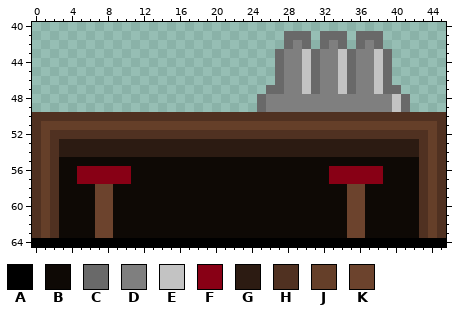
Two versions of one sprite sheet, Sprites/Checkpoint/CheckpointCounter.png. The first picture shows the starting point.
The file is 46x65 pixels. Shown: x 0..45, y 40..64.
Palette (. is transparent): A #000000  B #0e0905  C #696969  D #7f7f7f  E #c3c3c3  F #880015  G #2c1b12  H #503121  J #653f29  K #6c432d
The result:
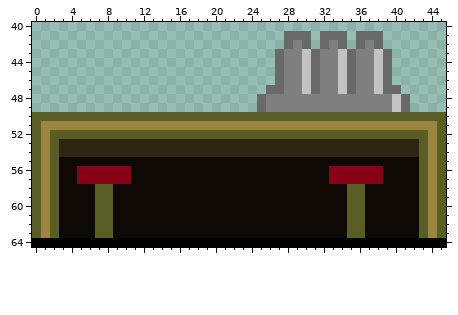
Changes in this commit:
@@ palette @@
-G #2c1b12
+G #2c2612
-H #503121
+H #595e26
-J #653f29
+J #9c863f
@@ x 0..45 @@
 57 HJHBBFFFFFFBBBBBBBBBBBBBBBBBBBBBBFFFFFFBBBBHJH
-58 HJHBBBBKKBBBBBBBBBBBBBBBBBBBBBBBBBBKKBBBBBBHJH
-59 HJHBBBBKKBBBBBBBBBBBBBBBBBBBBBBBBBBKKBBBBBBHJH
-60 HJHBBBBKKBBBBBBBBBBBBBBBBBBBBBBBBBBKKBBBBBBHJH
-61 HJHBBBBKKBBBBBBBBBBBBBBBBBBBBBBBBBBKKBBBBBBHJH
-62 HJHBBBBKKBBBBBBBBBBBBBBBBBBBBBBBBBBKKBBBBBBHJH
-63 HJHBBBBKKBBBBBBBBBBBBBBBBBBBBBBBBBBKKBBBBBBHJH
+58 HJHBBBBHHBBBBBBBBBBBBBBBBBBBBBBBBBBHHBBBBBBHJH
+59 HJHBBBBHHBBBBBBBBBBBBBBBBBBBBBBBBBBHHBBBBBBHJH
+60 HJHBBBBHHBBBBBBBBBBBBBBBBBBBBBBBBBBHHBBBBBBHJH
+61 HJHBBBBHHBBBBBBBBBBBBBBBBBBBBBBBBBBHHBBBBBBHJH
+62 HJHBBBBHHBBBBBBBBBBBBBBBBBBBBBBBBBBHHBBBBBBHJH
+63 HJHBBBBHHBBBBBBBBBBBBBBBBBBBBBBBBBBHHBBBBBBHJH
 64 AAAAAAAAAAAAAAAAAAAAAAAAAAAAAAAAAAAAAAAAAAAAAA
